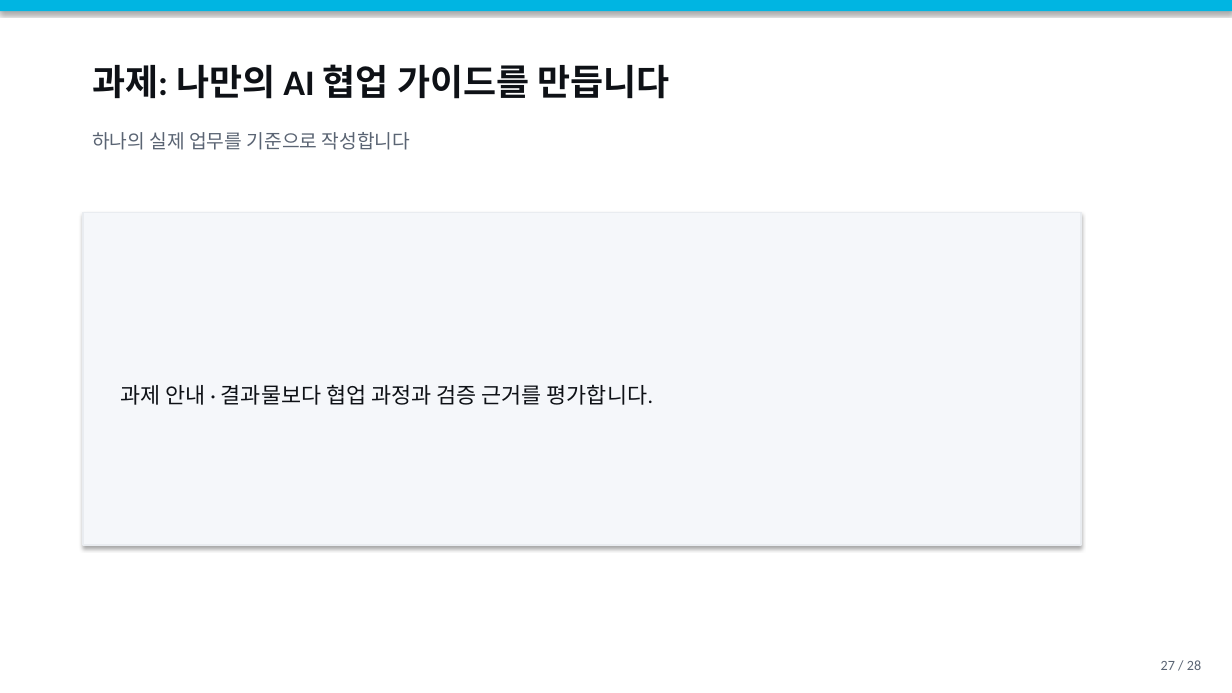
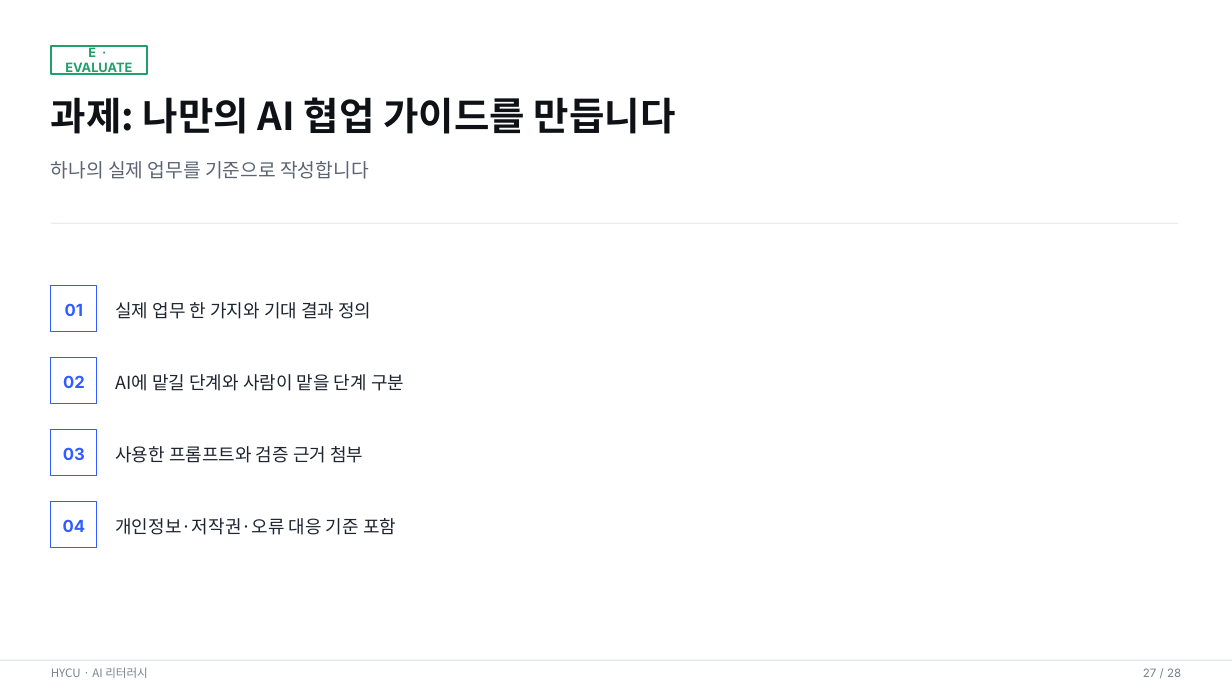
Before and after one commit to omnipotentlab/hycu-studio-preview, a slide deck: slide 27 of assets/HYCU_AI리터러시_3주차_02교시.pptx. Drawn at 1232x693 pixels with LibreOffice and Linux fonts; fonts in the diff are those of the drawing. Boxes give left, top, right and bottom in pixels: in the first picture for what was removed or moved away, otherwise in the second. Text is boxed around its words. In the diff, an @@ line names an element or a change of style, - is before the commit and + after.

```diff
--- a/assets/HYCU_AI리터러시_3주차_02교시.pptx
+++ b/assets/HYCU_AI리터러시_3주차_02교시.pptx
@@ rectangle removed at <box>0,0,1232,11</box> @@
@@ rectangle added at <box>51,46,147,74</box>, outline #22A06B 1.25 pt, 10 pt, text #22A06B, bold @@
+E · EVALUATE
@@ text "과제: 나만의 AI 협업 가이드를 ...": place and size @@
-text "과제: 나만의 AI 협업 가이드를 ..." at <box>92,64,669,99</box>
+text "과제: 나만의 AI 협업 가이드를 ..." at <box>51,97,676,134</box>
@@ text "과제: 나만의 AI 협업 가이드를 ..." at <box>51,97,676,134</box>: size 28 to 30 pt, font Calibri to Noto Sans CJK KR; line spacing 1 to 1.08 @@
@@ text "하나의 실제 업무를 기준으로 작성합니다": place and size @@
-text "하나의 실제 업무를 기준으로 작성합니다" at <box>92,132,410,150</box>
+text "하나의 실제 업무를 기준으로 작성합니다" at <box>51,161,368,179</box>
@@ text "하나의 실제 업무를 기준으로 작성합니다" at <box>51,161,368,179</box>: font Calibri to Noto Sans CJK KR; line spacing 1 to 1.15 @@
@@ rectangle added at <box>51,223,1178,224</box>, fill #E9ECF0 @@
@@ rectangle removed at <box>83,213,1081,545</box> @@
-과제 안내 · 결과물보다 협업 과정과 검증 근거를 평가합니다.
@@ rectangle added at <box>51,286,97,332</box>, outline #315CFF 0.75 pt @@
@@ text added at <box>65,303,83,316</box>, 13 pt, text #315CFF, bold @@
+01
@@ text added at <box>115,302,371,319</box>, 14 pt, text #1E2530 @@
+실제 업무 한 가지와 기대 결과 정의
@@ rectangle added at <box>51,358,97,404</box>, outline #315CFF 0.75 pt @@
@@ text added at <box>63,375,85,388</box>, 13 pt, text #315CFF, bold @@
+02
@@ text added at <box>115,374,404,391</box>, 14 pt, text #1E2530 @@
+AI에 맡길 단계와 사람이 맡을 단계 구분
@@ rectangle added at <box>51,430,97,476</box>, outline #315CFF 0.75 pt @@
@@ text added at <box>63,447,85,460</box>, 13 pt, text #315CFF, bold @@
+03
@@ text added at <box>115,446,363,463</box>, 14 pt, text #1E2530 @@
+사용한 프롬프트와 검증 근거 첨부
@@ rectangle added at <box>51,502,97,548</box>, outline #315CFF 0.75 pt @@
@@ text added at <box>63,519,86,532</box>, 13 pt, text #315CFF, bold @@
+04
@@ text added at <box>115,518,396,535</box>, 14 pt, text #1E2530 @@
+개인정보·저작권·오류 대응 기준 포함
@@ rectangle added at <box>0,660,1232,661</box>, fill #D5DBE2 @@
@@ text added at <box>51,667,148,678</box>, 9 pt, text #7A8390 @@
+HYCU · AI 리터러시
@@ text "27 / 28": place and size @@
-text "27 / 28" at <box>1161,660,1201,670</box>
+text "27 / 28" at <box>1143,668,1181,677</box>
@@ text "27 / 28" at <box>1143,668,1181,677</box>: size 11 to 9 pt, font Calibri to Inter, text colour #5A6473 to #7A8390; line spacing 1 to 1.15 @@
```
Also in this commit, not shown: 18 other slides changed, 9 slides added, 9 slides removed, 3 other files.
